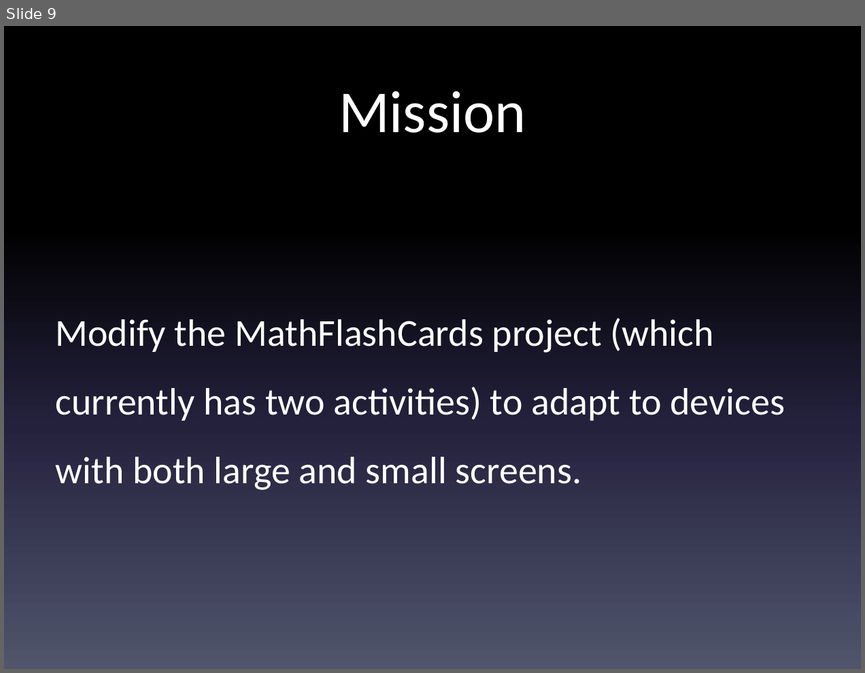
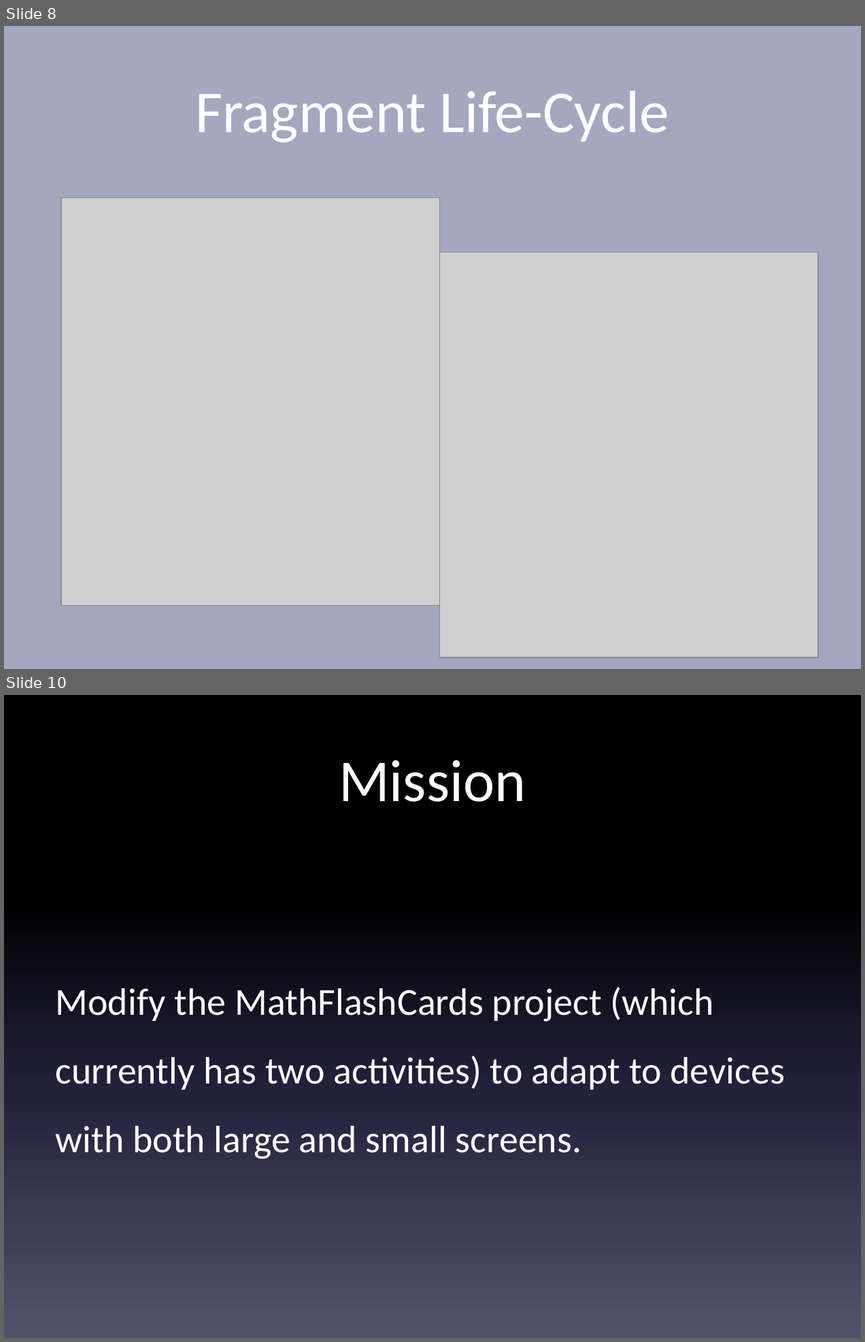
Before and after one commit to LCC-CIT/CS235AM-CourseMaterials, a slide deck: Slides/Wk5Day2-Fragments.pptx. Shown one above the other, each under a label of ours: slide 9 before the commit, slides 8 and 10 after it; the slides between them are not shown. The pictures are 865x673 and 865x1342 pixels, drawn with LibreOffice and Linux fonts; fonts in the diff are those of the drawing; grey boxes stand for pictures. Boxes give left, top, right and bottom in pixels: in the first picture for what was removed or moved away, otherwise in the second. Text is boxed around its words. In the diff, an @@ line names an element or a change of style, - is before the commit and + after.

Commit message:
Updated slides

```diff
--- a/Slides/Wk5Day2-Fragments.pptx
+++ b/Slides/Wk5Day2-Fragments.pptx
@@ slide 8 added at (x1=4, y1=26, x2=861, y2=669), background #A3A7C0 @@
@@ title added at (x1=195, y1=91, x2=669, y2=142), 50 pt, text #FFFFFF @@
+Fragment Life-Cycle
@@ picture added at (x1=61, y1=197, x2=440, y2=605) @@
@@ picture added at (x1=439, y1=252, x2=818, y2=658) @@
@@ what was slide 9 is now slide 10 @@
```
Also in this commit, not shown: 1 slide changed, 1 other slide added.
